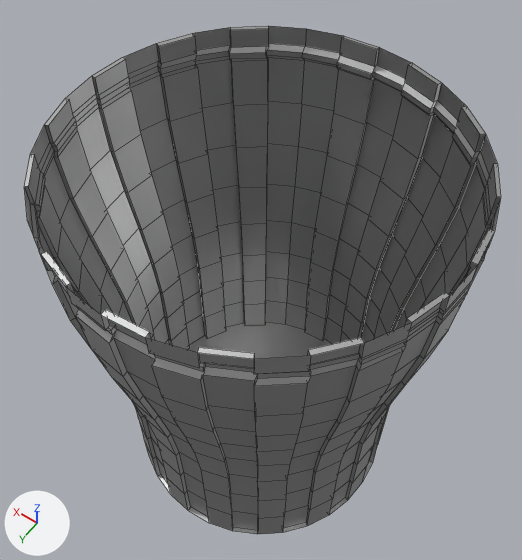
Before and after pictures for a commit that changed the FBX model Assets/BlenderObjects/TrashCan.fbx.
Both versions are drawn from a 50 mm camera at (-2.39, 3.36, 7.95) aimed at (0.18, -0.24, 2.3). The lights are fixed; the arrows at lower left show +X, +Y and +Z. Mesh edges are drawn as thin lines. Where no turn or scale is listed for an object, it has been applied to the vertices.
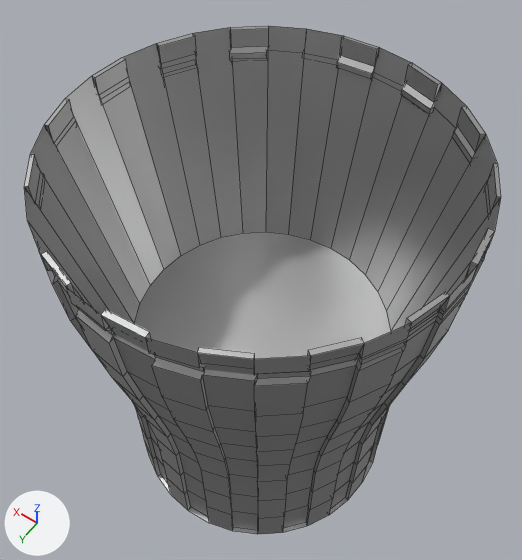
Boxes (x1, y1, x2, y2) around the edits, measured in the pictures (522 x 560 px):
part 1 of me_cylinder, added
    after: (24, 26, 501, 375)

Edits to the bpy script that builds the scene:
```text
Change me_cylinder:
    used by ob_cylinder; location = (0.0, 0.0, 1.9)
    remove me_cylinder.from_pydata(...)  # 806 vertices, 775 faces; spans x -1.78..1.78, y -1.78..1.78, z -1.94..2.28
    add me_cylinder.from_pydata(...)  # 838 vertices, 808 faces; spans x -1.78..1.78, y -1.78..1.78, z -1.94..2.28
    me_cylinder part 1
    32 vertices are added at x -1.29..1.29, y -1.29..1.29, z 0.0
    33 new faces join them
```
